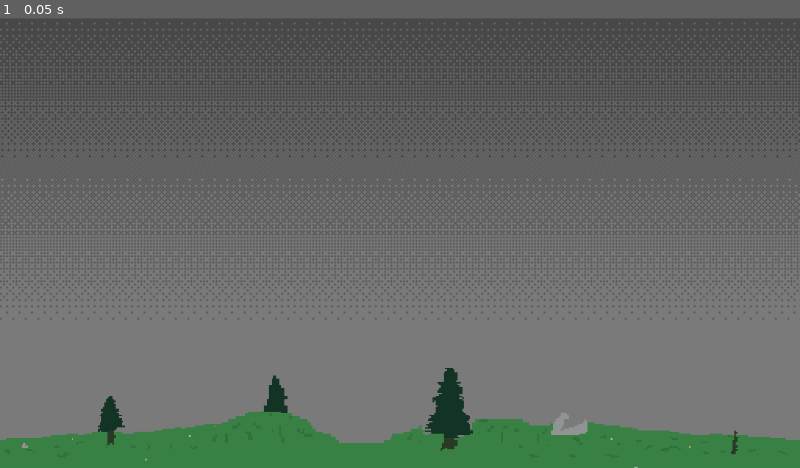
Above: before the commit, frame 1.
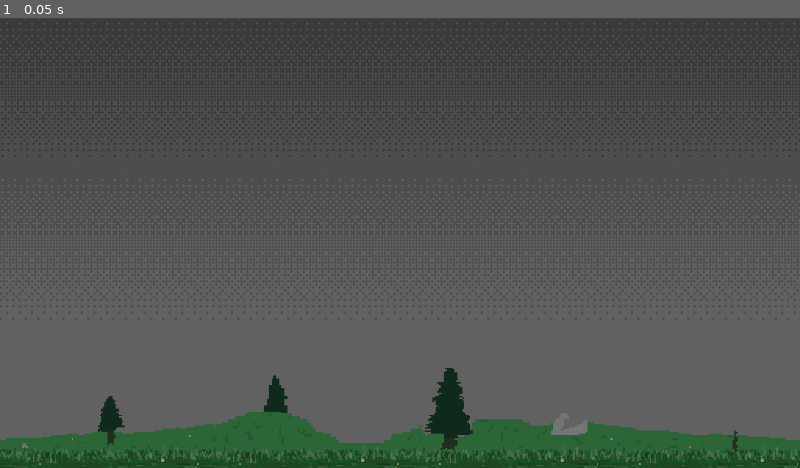
Above: after the commit, the same moment.

Repository: ClementRivaille/storm-witch
Game: Godot game, scene res://main.tscn
Two runs of this game, one before a commit and one after it. Both use one fixed random seed, a clock stepped at 60 frames per second and the inputs below.
Inputs:
- Up to frame 1 (0.05 s): no input

The runs differ from the first frame. In frame 1, 39% of the frame differs, in the area x 0-100%, y 52-100%.

Commit message:
feat: rain

Diff:
--- a/main.tscn
+++ b/main.tscn
@@ -1,7 +1,32 @@
-[gd_scene load_steps=3 format=3 uid="uid://dywdey6v3mhec"]
+[gd_scene load_steps=8 format=3 uid="uid://dywdey6v3mhec"]
 
 [ext_resource type="Texture2D" uid="uid://d2iba3hllntgx" path="res://assets/textures/field_1.png" id="1_sbwsi"]
 [ext_resource type="Texture2D" uid="uid://bhy4q7epwruwk" path="res://assets/textures/sky_1.png" id="1_vue8f"]
+[ext_resource type="Texture2D" uid="uid://cj61jf5juy1ur" path="res://assets/sprites/particles/rain-drop_1.png" id="3_1wp1n"]
+[ext_resource type="Texture2D" uid="uid://bet7pwvijwvlk" path="res://assets/textures/grass.png" id="3_dur6k"]
+
+[sub_resource type="Gradient" id="Gradient_2dxoe"]
+colors = PackedColorArray(1, 1, 1, 0.701961, 1, 1, 1, 1)
+
+[sub_resource type="GradientTexture1D" id="GradientTexture1D_0d2cg"]
+gradient = SubResource("Gradient_2dxoe")
+
+[sub_resource type="ParticleProcessMaterial" id="ParticleProcessMaterial_mr0yl"]
+emission_shape = 3
+emission_box_extents = Vector3(900, 1, 0)
+particle_flag_disable_z = true
+direction = Vector3(-0.1, 1, 0)
+spread = 0.0
+gravity = Vector3(0, 100, 0)
+initial_velocity_min = 900.0
+initial_velocity_max = 1500.0
+orbit_velocity_min = 0.0
+orbit_velocity_max = 0.0
+scale_min = 1.8
+scale_max = 2.8
+color = Color(0.635494, 0.679965, 0.84695, 1)
+color_initial_ramp = SubResource("GradientTexture1D_0d2cg")
+attractor_interaction_enabled = false
 
 [node name="Main" type="Node2D"]
 texture_filter = 1
@@ -17,8 +42,17 @@
 texture = ExtResource("1_vue8f")
 centered = false
 
+[node name="DirectionalLight2D" type="DirectionalLight2D" parent="."]
+energy = 0.2
+blend_mode = 1
+range_layer_min = -512
+range_layer_max = 100
+height = 1.0
+max_distance = 720.0
+
 [node name="ParallaxBackground" type="ParallaxBackground" parent="."]
-layer = 0
+layer = 1
+follow_viewport_scale = 0.001
 
 [node name="Field1" type="ParallaxLayer" parent="ParallaxBackground"]
 motion_scale = Vector2(0.8, 0.8)
@@ -32,3 +66,35 @@
 texture = ExtResource("1_sbwsi")
 texture_offset = Vector2(0, -64)
 polygon = PackedVector2Array(0, 0, 1024, 0, 1024, -64, 0, -64)
+
+[node name="Grass" type="ParallaxLayer" parent="ParallaxBackground"]
+
+[node name="Polygon2D" type="Polygon2D" parent="ParallaxBackground/Grass"]
+texture_filter = 1
+texture_repeat = 2
+position = Vector2(0, 720)
+scale = Vector2(2.5, 2.5)
+antialiased = true
+texture = ExtResource("3_dur6k")
+texture_offset = Vector2(0, -14)
+polygon = PackedVector2Array(0, 0, 1024, 0, 1024, -14, 0, -14)
+
+[node name="Camera2D" type="Camera2D" parent="."]
+anchor_mode = 0
+
+[node name="CanvasLayer" type="CanvasLayer" parent="."]
+layer = 2
+
+[node name="GPUParticles2D" type="GPUParticles2D" parent="CanvasLayer"]
+modulate = Color(1, 1, 1, 0.929412)
+top_level = true
+z_index = 1
+z_as_relative = false
+texture_filter = 1
+position = Vector2(900, 0)
+emitting = false
+amount = 1000
+process_material = SubResource("ParticleProcessMaterial_mr0yl")
+texture = ExtResource("3_1wp1n")
+lifetime = 0.7
+visibility_rect = Rect2(-900, 0, 1800, 720)
Binary file added: assets/sprites/particles/rain-drop_1.png
Not shown, added: assets/sprites/particles/rain-drop_1.png.import
Binary file added: assets/sprites/particles/rain-drop_2.png
Not shown, added: assets/sprites/particles/rain-drop_2.png.import
Binary file added: assets/sprites/particles/rain-drop_3.png
Not shown, added: assets/sprites/particles/rain-drop_3.png.import
